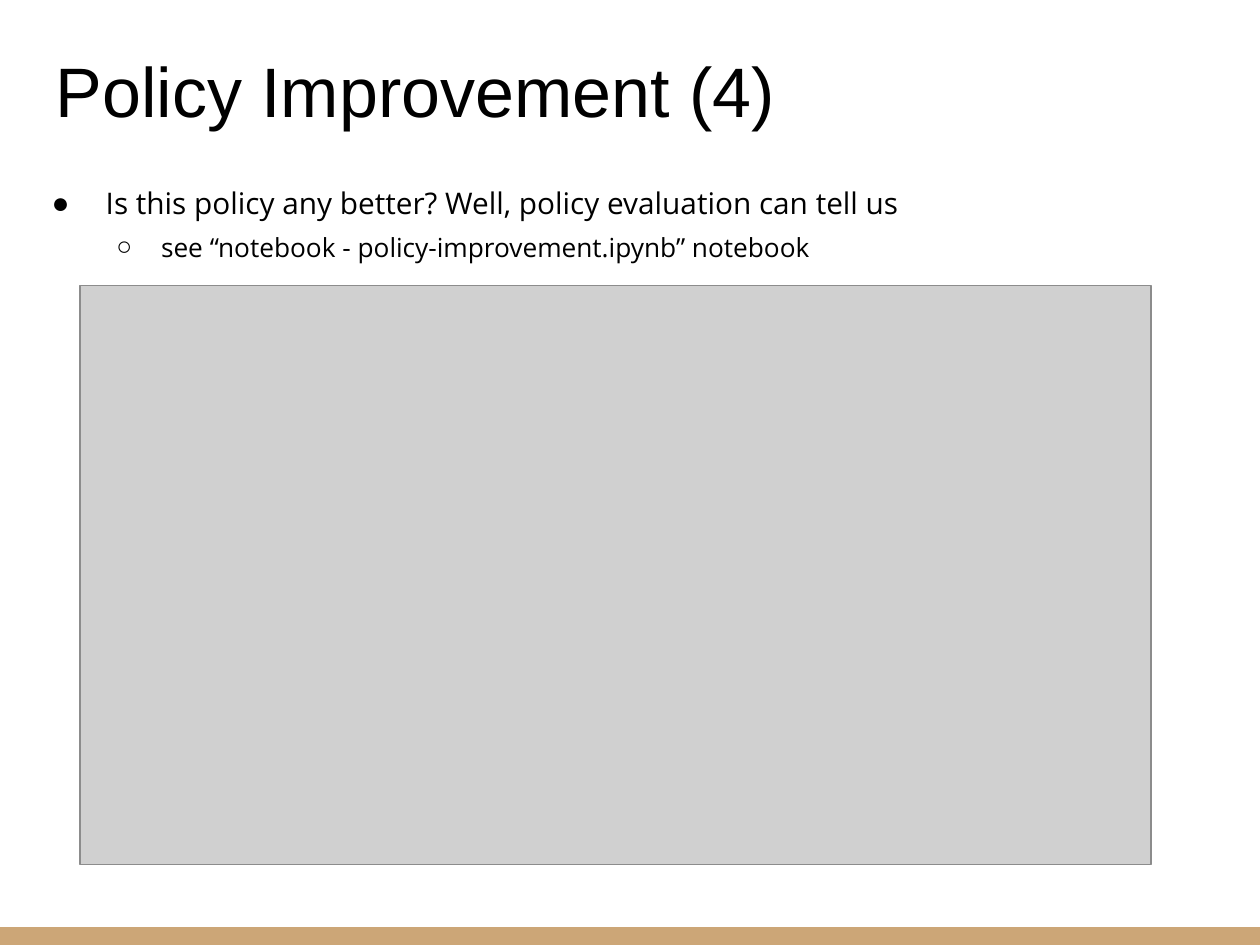
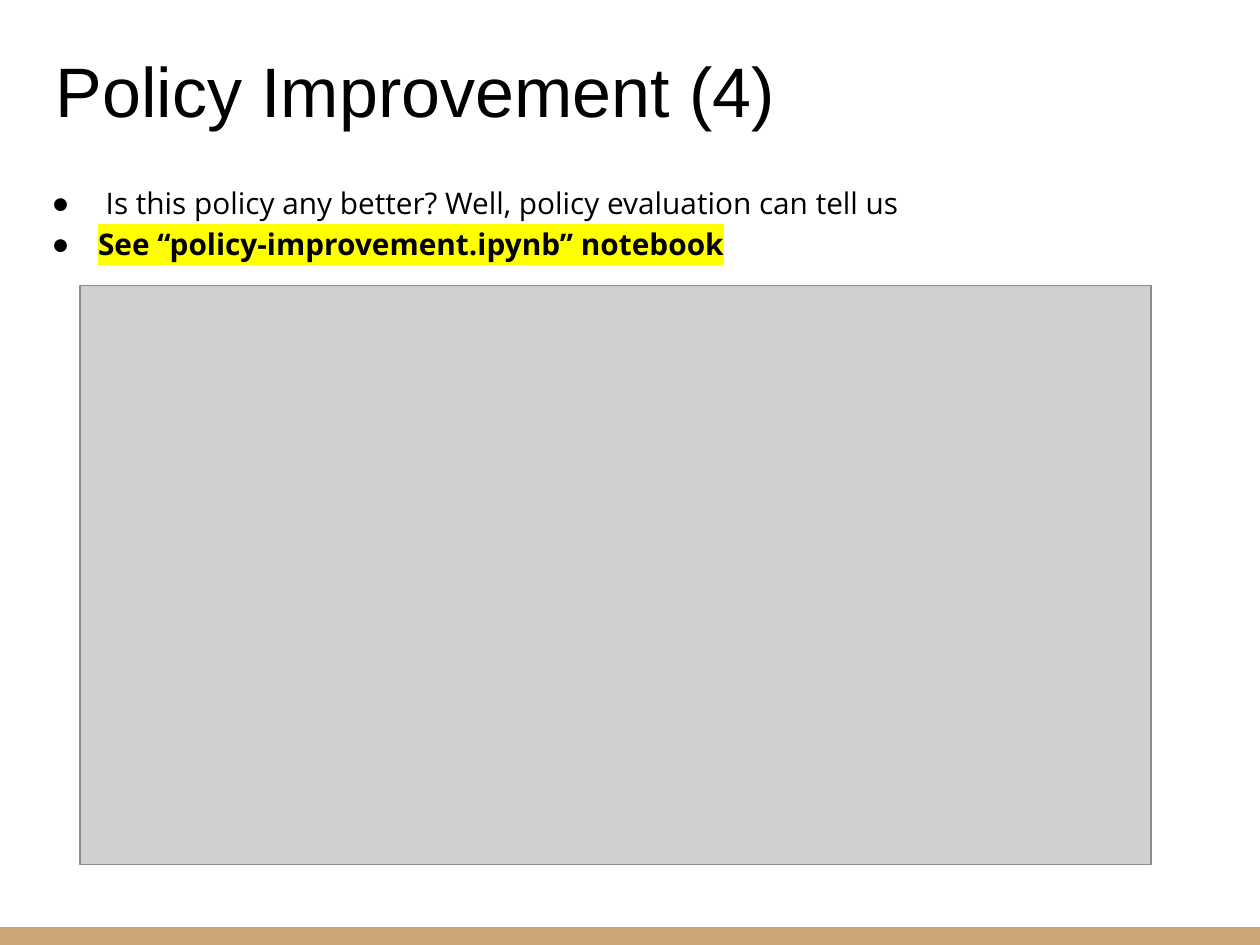
Before and after one commit to riccardoberta/autonomous-agents, a slide deck: slide 17 of 02 - Dynamic Programming/slides.pptx (slide 15 before the commit). Drawn at 1260x945 pixels with LibreOffice and Linux fonts; fonts in the diff are those of the drawing; grey boxes stand for pictures. Boxes give left, top, right and bottom in pixels: in the first picture for what was removed or moved away, otherwise in the second. Text is boxed around its words. In the diff, an @@ line names an element or a change of style, - is before the commit and + after.

```diff
--- a/02 - Dynamic Programming/slides.pptx
+++ b/02 - Dynamic Programming/slides.pptx
@@ text at (98,232,724,262): text changed; size 15 to 17 pt; bold on @@
-  ○ see “notebook - policy-improvement.ipynb” notebook
+● See “policy-improvement.ipynb” notebook
```
Also in this commit, not shown: 9 other slides changed, 2 slides added, 20 other files.
